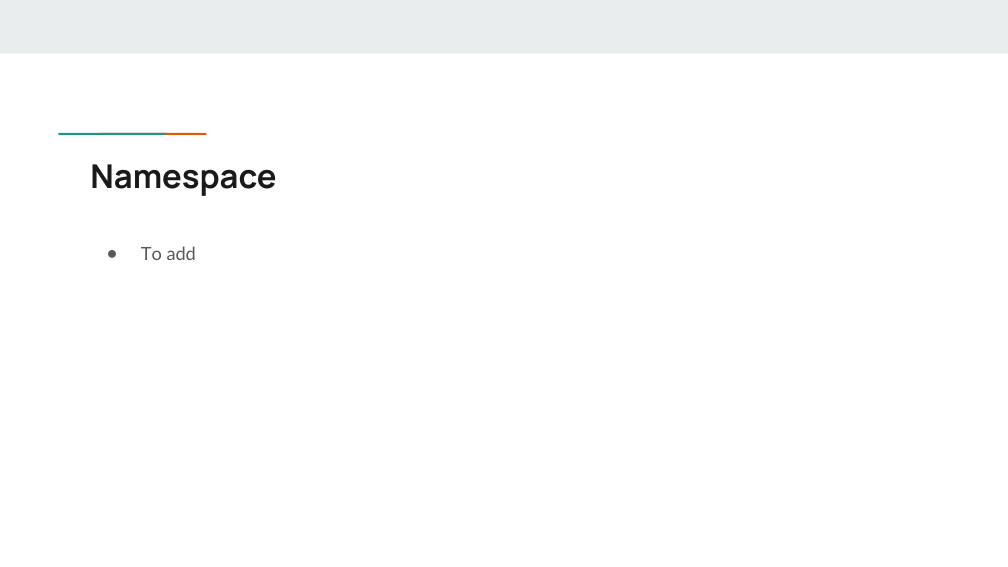
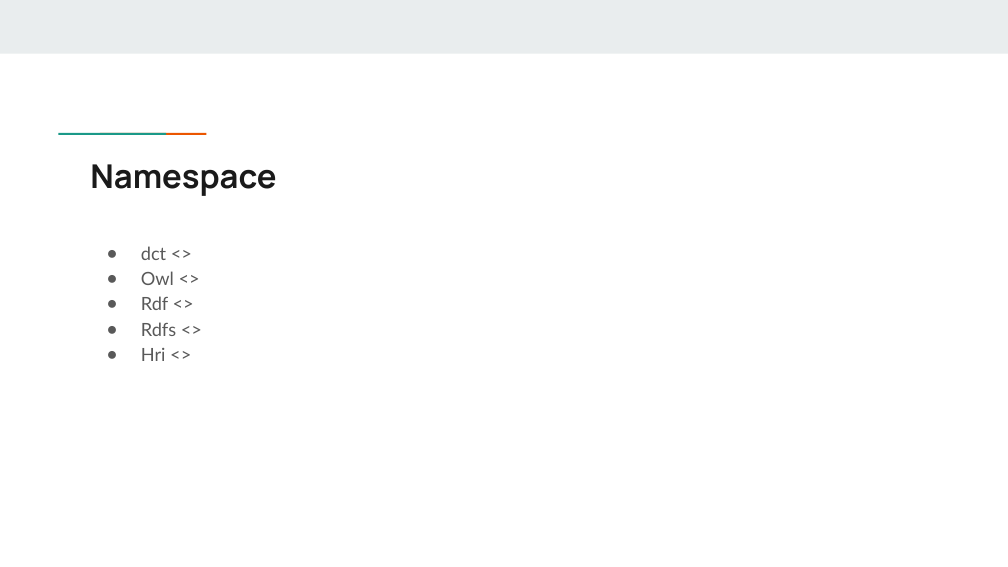
Before and after one commit to Health-RI/health-ri-metadata, a slide deck: slide 8 of Presentations/[DRAFT]HRI_Metadata_Schema_ImagingGroup_KickOff.pptx (slide 11 before the commit). Drawn at 1008x567 pixels with LibreOffice and Linux fonts; fonts in the diff are those of the drawing. Boxes give left, top, right and bottom in pixels: in the first picture for what was removed or moved away, otherwise in the second. Text is boxed around its words. In the diff, an @@ line names an element or a change of style, - is before the commit and + after.

```diff
--- a/Presentations/[DRAFT]HRI_Metadata_Schema_ImagingGroup_KickOff.pptx
+++ b/Presentations/[DRAFT]HRI_Metadata_Schema_ImagingGroup_KickOff.pptx
@@ text at [141, 246, 176, 361]: text changed @@
-● To add
+● dct <>
+● Owl <>
+● Rdf <>
+● Rdfs <>
+● Hri <>
```
Also in this commit, not shown: 8 other slides changed, 1 slide removed, 2 other files.
